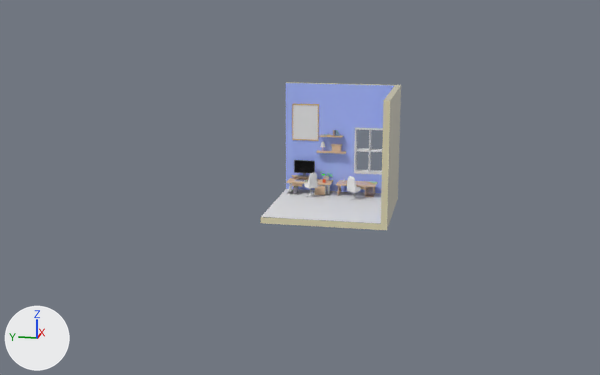
The glTF model models/Final2.glb, before and after one commit.
Before and after are seen from a 50 mm lens placed at (-238.0, -38.6, 64.4), pointed at (-4.2, 8.2, 5.9). Lighting does not change. The marker at lower left points along +X, +Y and +Z. Where no turn or scale is listed for an object, it has been applied to the vertices.

Names of what the first picture shows: 'Floor', 'treotuong', 'window', 'wrap'.
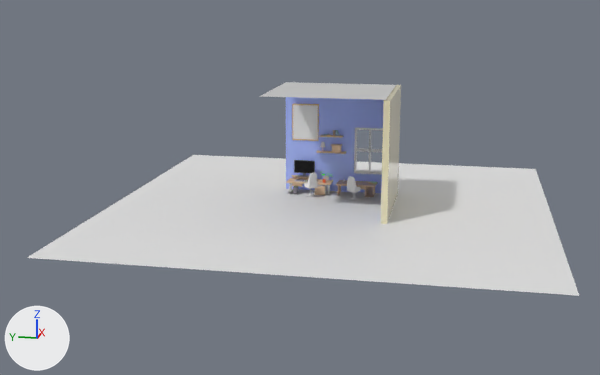
Where the change shows, as pixel boxes [x1, y1, x2, y2] in the pictures (600 x 375 px):
'Floor', rescaled
    before: [261, 189, 381, 223]
    after: [27, 155, 579, 296]
'ceiling', added
    after: [261, 82, 396, 100]

What changed in the scene script:
```text
Add me_mặt_phẳng_006:
    me_mặt_phẳng_006.from_pydata([(-17.2, -17.3, 0.0), (17.2, -17.3, 0.0), (-17.2, 17.3, 0.0), (17.2, 17.3, 0.0)], [], [(0, 1, 3), (0, 3, 2)])
    me_mặt_phẳng_006.materials.append(mat_keyboard)  # light grey #cbcbcb
Change ob_floor:
    ob_floor.scale: (17.0, 17.2, 1.07) -> (63.4, 63.9, 3.97)
Add ob_ceiling:
    ob_ceiling = bpy.data.objects.new('ceiling', me_mặt_phẳng_006)
    ob_ceiling.location = (0.2, -0.3, 34.2)
```
